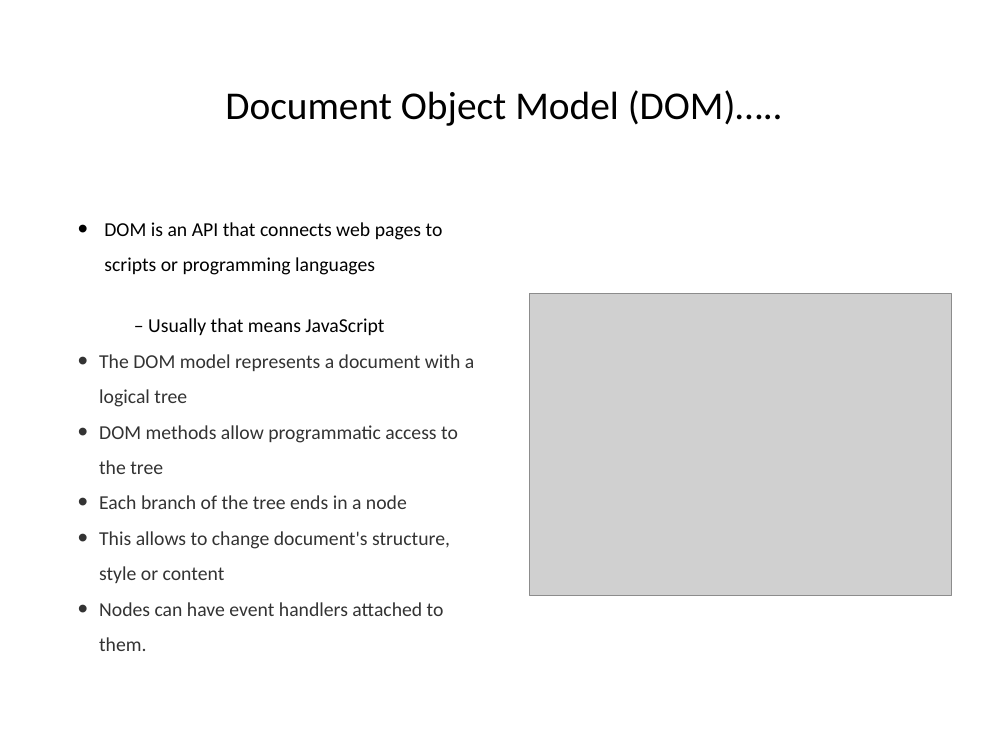
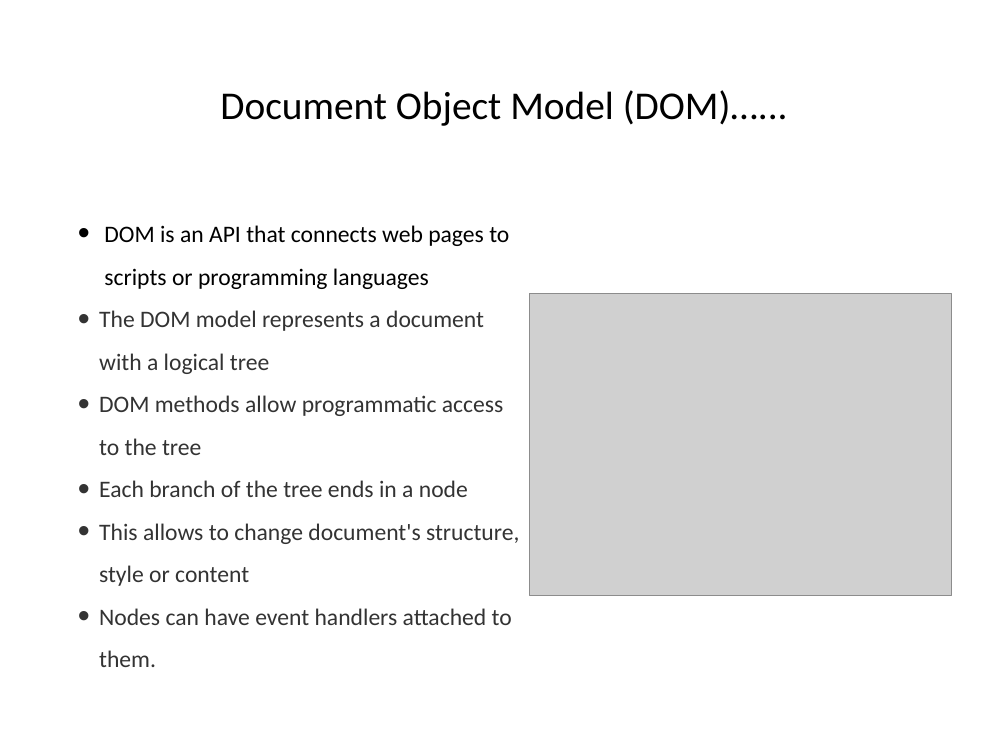
Before and after one commit to hogeschool/Development--Web, a slide deck: slide 18 of Lesson4/lesson4.pptx (slide 10 before the commit). Drawn at 1008x756 pixels with LibreOffice and Linux fonts; fonts in the diff are those of the drawing; grey boxes stand for pictures. Boxes give left, top, right and bottom in pixels: in the first picture for what was removed or moved away, otherwise in the second. Text is boxed around its words. In the diff, an @@ line names an element or a change of style, - is before the commit and + after.

```diff
--- a/Lesson4/lesson4.pptx
+++ b/Lesson4/lesson4.pptx
@@ title at box(220, 90, 788, 126): text changed @@
-Document Object Model (DOM)…..
+Document Object Model (DOM)…...
@@ text "DOM is an API that ..." at box(99, 225, 519, 667): size 20 to 24 pt @@
@@ text at box(148, 318, 384, 336): paragraph removed @@
-– Usually that means JavaScript
```
Also in this commit, not shown: 37 other slides changed, 8 slides added.
